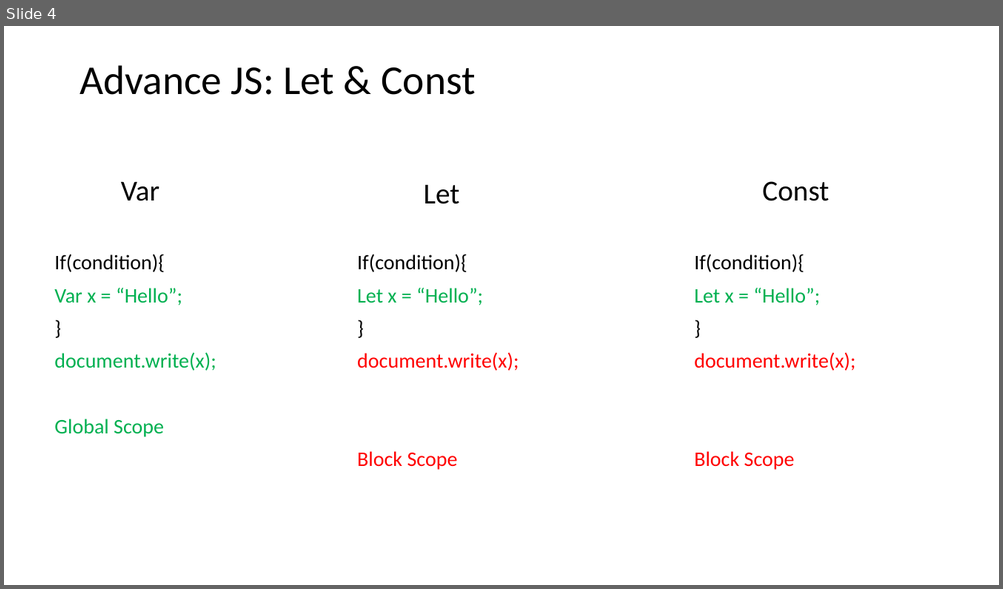
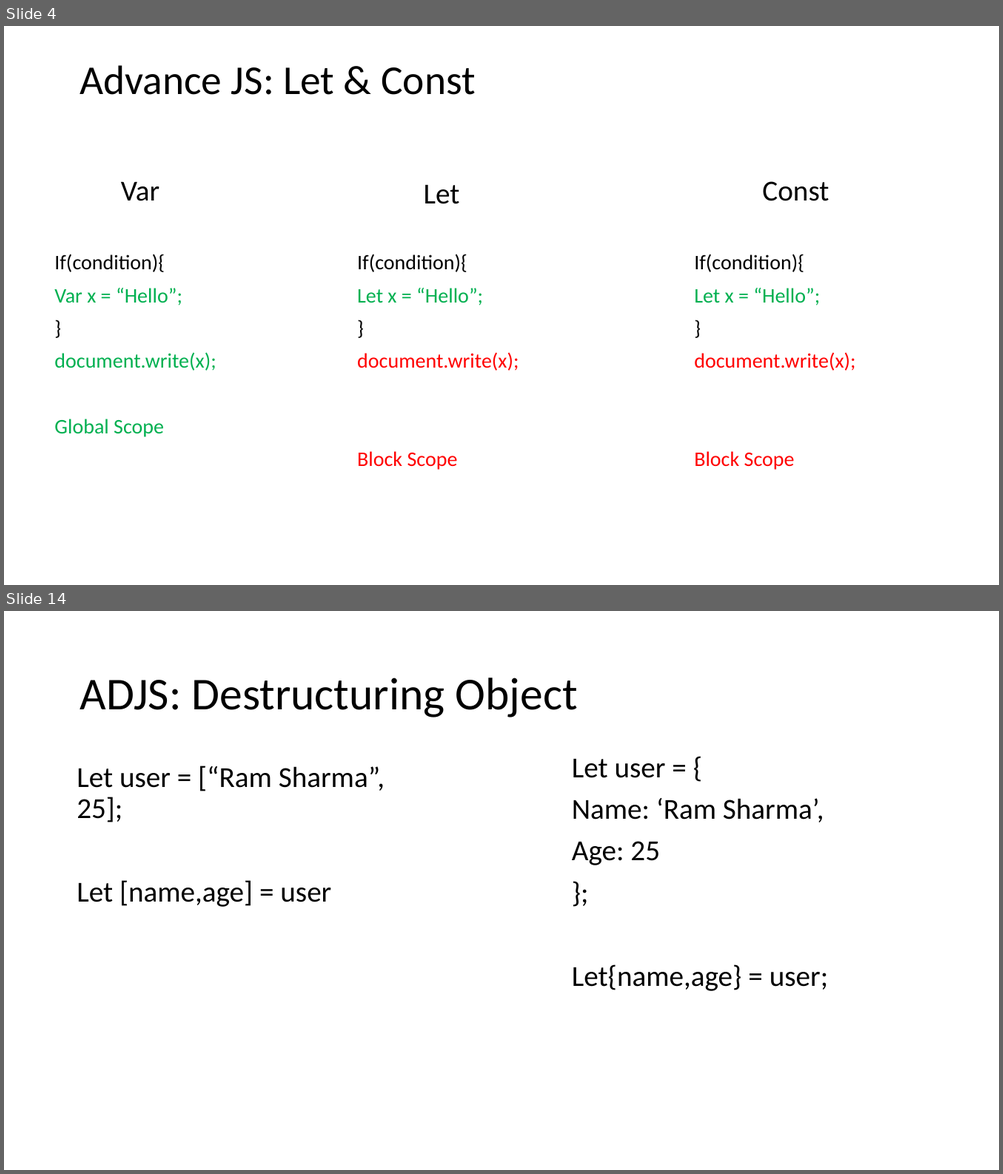
Before and after one commit to PiyushChaturvedii/batch03, a slide deck: History of JS.pptx. Shown one above the other, each under a label of ours: slide 4 before the commit, slides 4 and 14 after it; the slides between them are not shown. The pictures are 1003x589 and 1003x1174 pixels, drawn with LibreOffice and Linux fonts; fonts in the diff are those of the drawing. Boxes give left, top, right and bottom in pixels: in the first picture for what was removed or moved away, otherwise in the second. Text is boxed around its words. In the diff, an @@ line names an element or a change of style, - is before the commit and + after.

```diff
--- a/History of JS.pptx
+++ b/History of JS.pptx
@@ slide 14 added at bbox=[4, 611, 999, 1170], background #FFFFFF @@
@@ title added at bbox=[79, 678, 578, 718], 44 pt, text #000000 @@
+ADJS: Destructuring Object
@@ text added at bbox=[77, 766, 384, 907], 28 pt, text #000000 @@
+Let user = [“Ram Sharma”, 25];
+Let [name,age] = user
@@ text added at bbox=[572, 759, 828, 991], 28 pt, text #000000 @@
+Let user = {
+Name: ‘Ram Sharma’,
+Age: 25
+};
+Let{name,age} = user;
```
Also in this commit, not shown: 45 other slides added, 1 other file.
